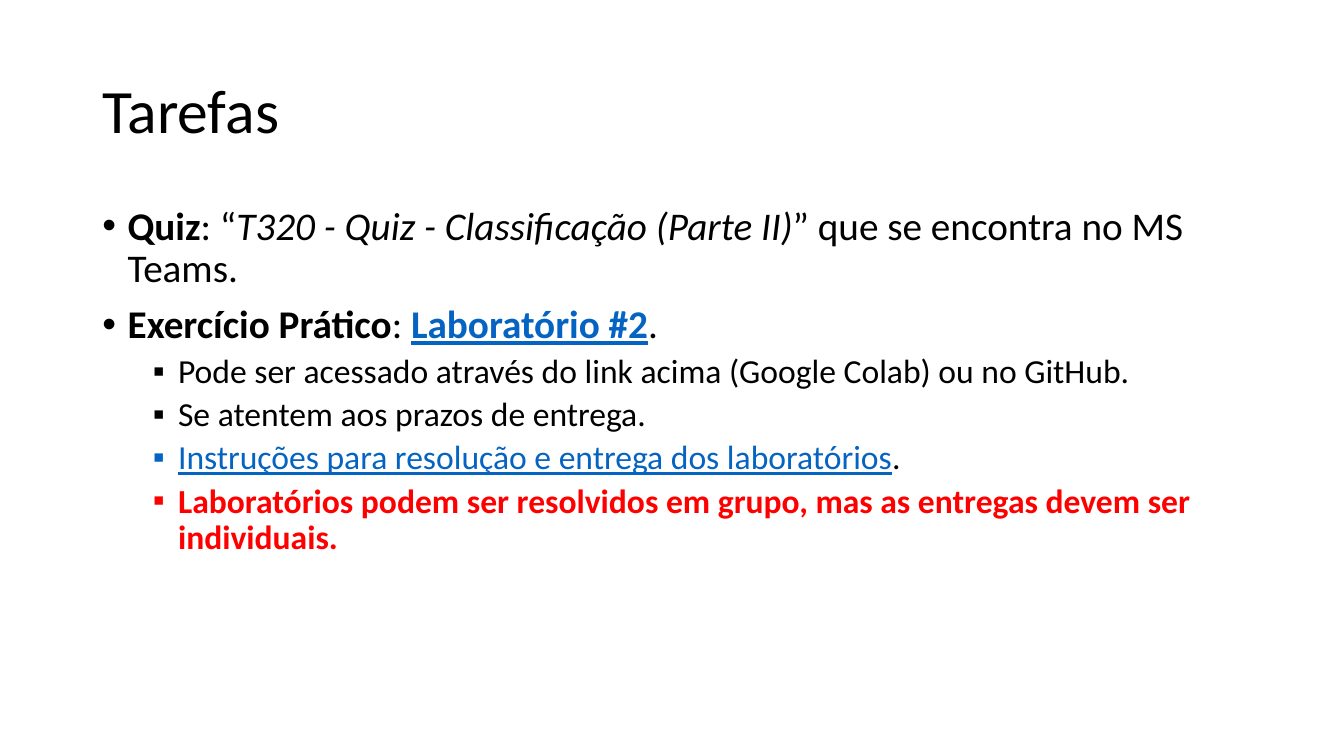
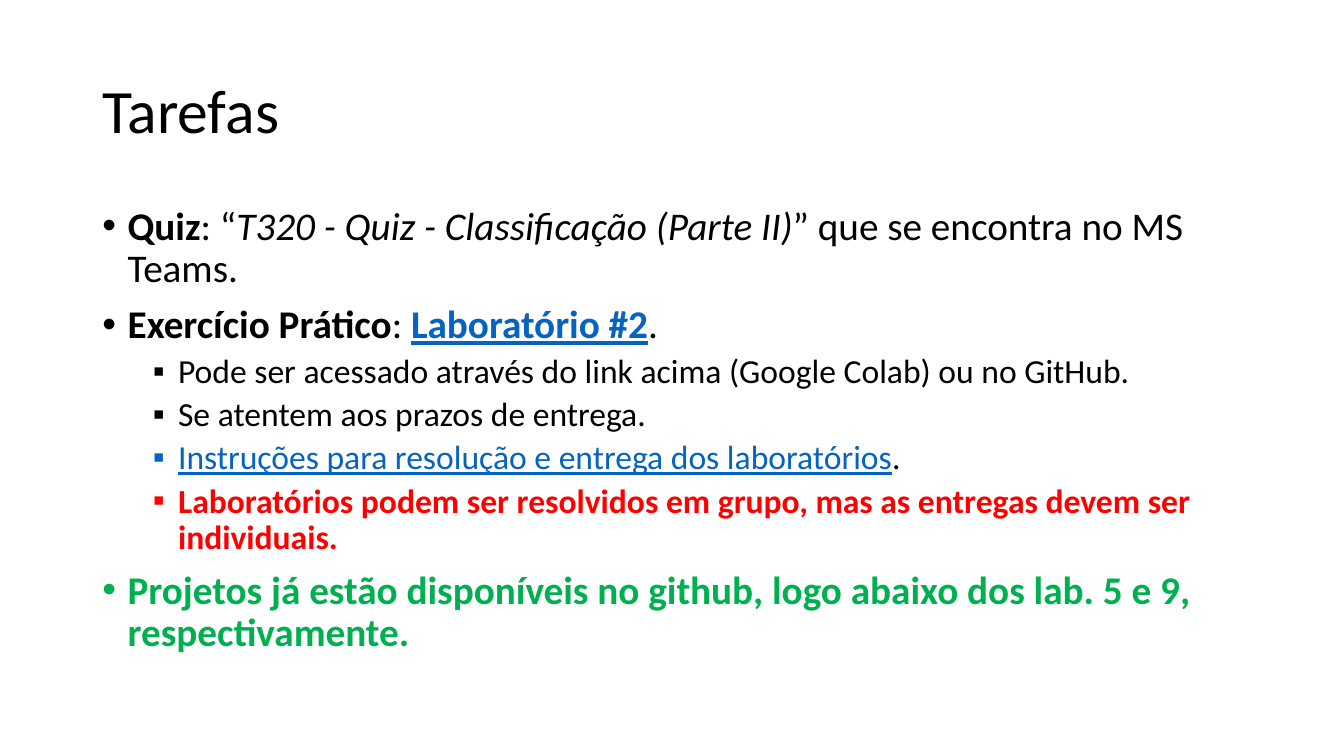
Before and after one commit to zz4fap/t320_aprendizado_de_maquina, a slide deck: slide 14 of slides/T320_Classificação (Parte II).pptx (slide 12 before the commit). Drawn at 1344x756 pixels with LibreOffice and Linux fonts; fonts in the diff are those of the drawing. Boxes give left, top, right and bottom in pixels: in the first picture for what was removed or moved away, otherwise in the second. Text is boxed around its words. In the diff, an @@ line names an element or a change of style, - is before the commit and + after.

```diff
--- a/slides/T320_Classificação (Parte II).pptx
+++ b/slides/T320_Classificação (Parte II).pptx
@@ text at [128,576,1190,652]: paragraph added @@
+• Projetos já estão disponíveis no github, logo abaixo dos lab. 5 e 9, respectivamente.
```
Also in this commit, not shown: 3 other slides changed, 2 slides added, 3 other files.
